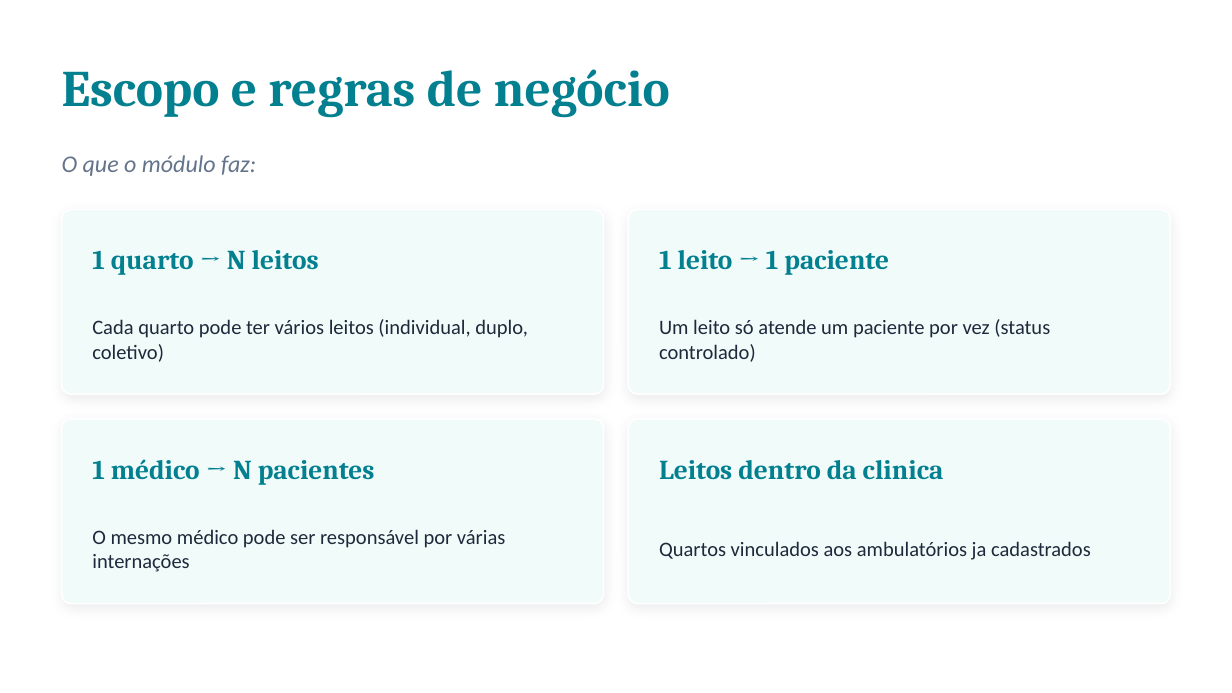
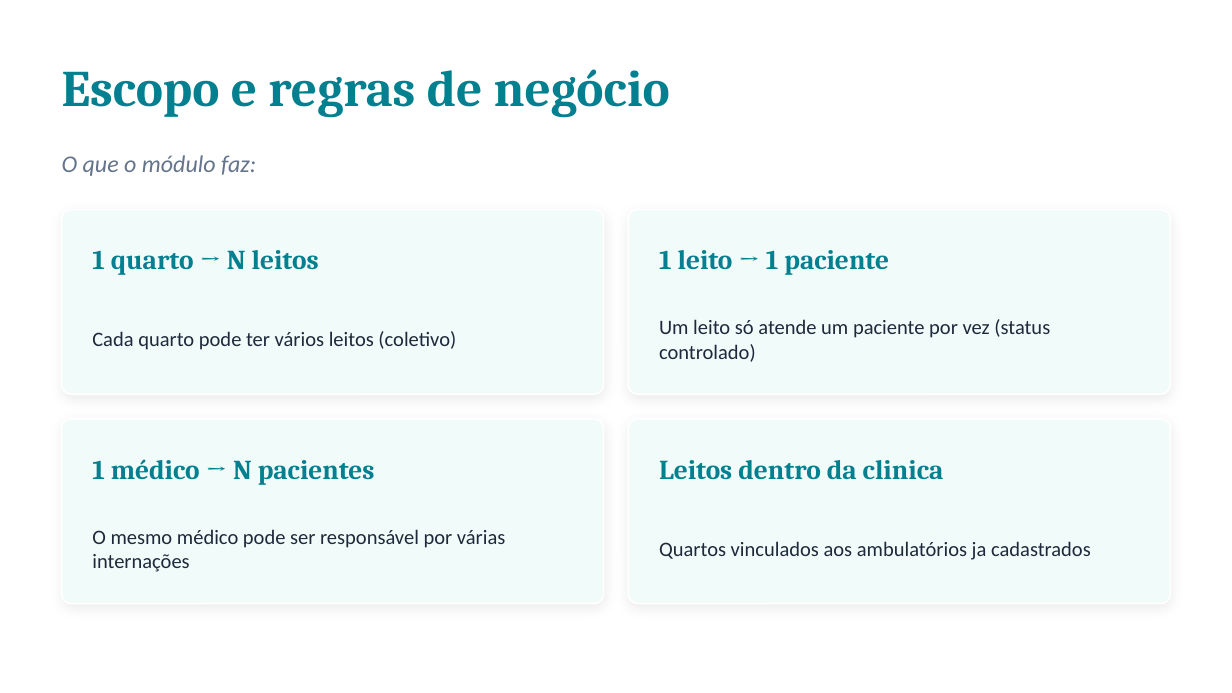
Before and after one commit to pew404/trabalho_final_db, a slide deck: slide 2 of apresentacao/Apresentacao_Modulo_Internacao.pptx. Drawn at 1232x693 pixels with LibreOffice and Linux fonts; fonts in the diff are those of the drawing. Boxes give left, top, right and bottom in pixels: in the first picture for what was removed or moved away, otherwise in the second. Text is boxed around its words. In the diff, an @@ line names an element or a change of style, - is before the commit and + after.

```diff
--- a/apresentacao/Apresentacao_Modulo_Internacao.pptx
+++ b/apresentacao/Apresentacao_Modulo_Internacao.pptx
@@ text at box(92, 331, 456, 350): text changed @@
-Cada quarto pode ter vários leitos (individual, duplo, coletivo)
+Cada quarto pode ter vários leitos (coletivo)
```
Also in this commit, not shown: 5 other slides changed.
